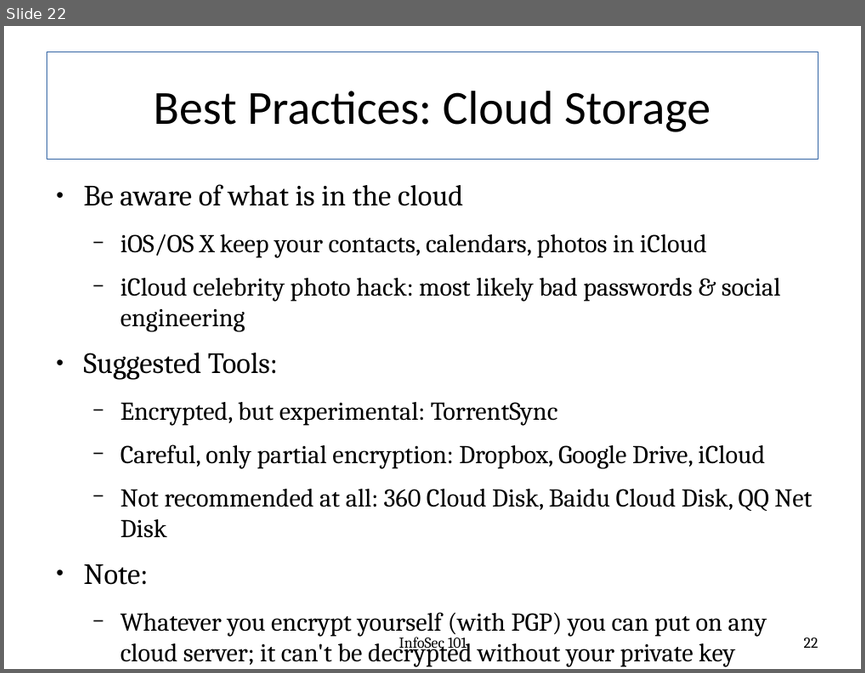
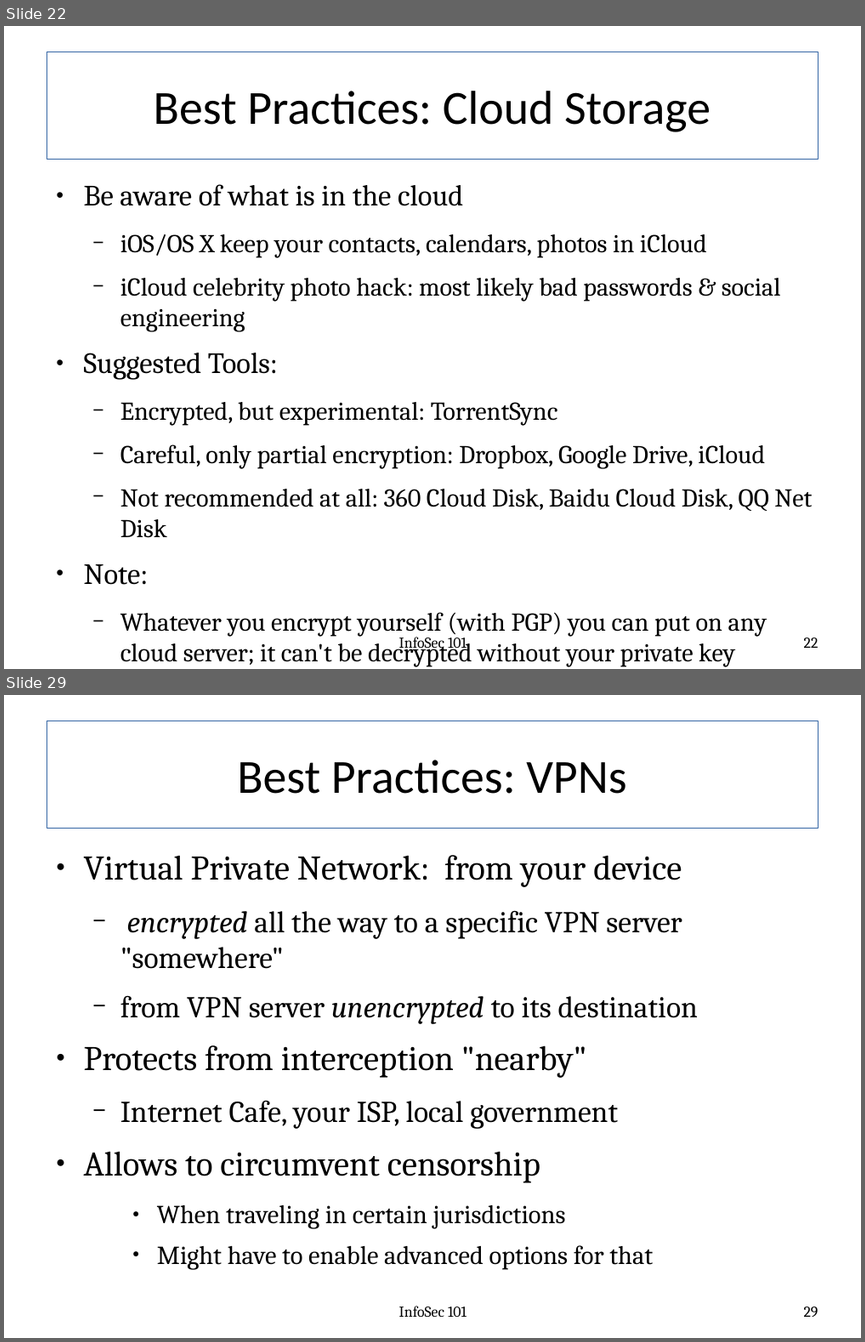
Before and after one commit to fabianlischka/InfoSec101, a slide deck: InfoSec101-Presentation-FCC-2015-02-26.odp. Shown one above the other, each under a label of ours: slide 22 before the commit, slides 22 and 29 after it; the slides between them are not shown. The pictures are 865x673 and 865x1342 pixels, drawn with LibreOffice and Linux fonts; fonts in the diff are those of the drawing. Boxes give left, top, right and bottom in pixels: in the first picture for what was removed or moved away, otherwise in the second. Text is boxed around its words. In the diff, an @@ line names an element or a change of style, - is before the commit and + after.

```diff
--- a/InfoSec101-Presentation-FCC-2015-02-26.odp
+++ b/InfoSec101-Presentation-FCC-2015-02-26.odp
@@ slide 29 added at (4,695,861,1338), background #FFFFFF @@
@@ title added at (46,721,818,828), outline #3465A4 0.79 pt, 44 pt, text #000000 @@
+Best Practices: VPNs
@@ text added at (84,855,698,1270), 28 pt, text #000000 @@
+● Virtual Private Network: from your device
+  − encrypted all the way to a specific VPN server "somewhere"
+  − from VPN server unencrypted to its destination
+● Protects from interception "nearby"
+  − Internet Cafe, your ISP, local government
+● Allows to circumvent censorship
+    ● When traveling in certain jurisdictions
+    ● Might have to enable advanced options for that
@@ text added at (399,1305,466,1316), 14 pt, text #000000 @@
+InfoSec 101
@@ page number added at (804,1306,818,1316), 14 pt, text #000000 @@
+29
```
Also in this commit, not shown: 8 slides changed, 24 other slides added.
